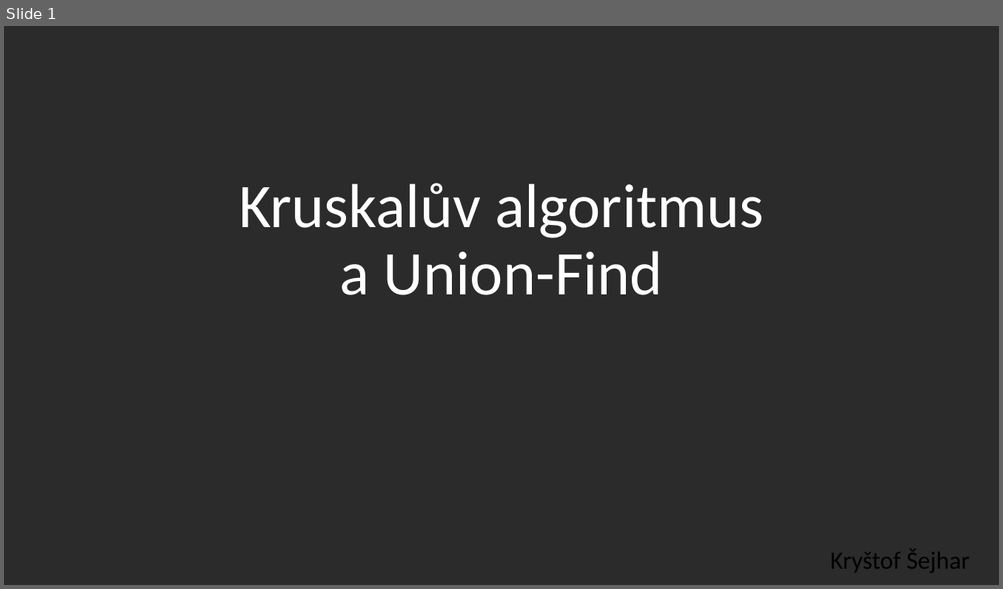
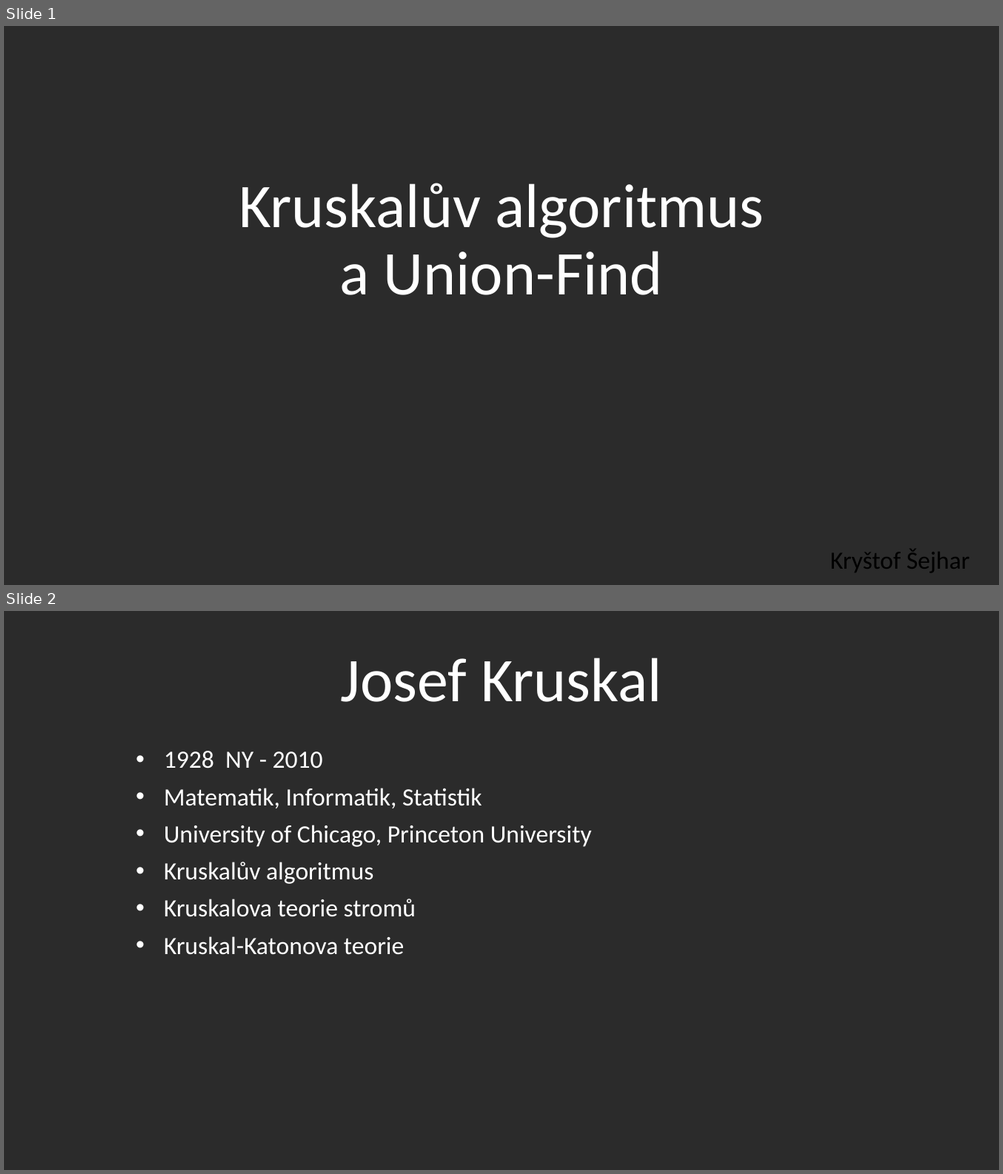
Before and after one commit to Bagrrrr/ProgSemKS, a slide deck: Kruskalův algoritmus.pptx. Shown one above the other, each under a label of ours: slide 1 before the commit, slides 1 and 2 after it. The pictures are 1003x589 and 1003x1174 pixels, drawn with LibreOffice and Linux fonts; fonts in the diff are those of the drawing; background and template pictures are left out; a plain dark background stands for a picture behind light text. Boxes give left, top, right and bottom in pixels: in the first picture for what was removed or moved away, otherwise in the second. Text is boxed around its words. In the diff, an @@ line names an element or a change of style, - is before the commit and + after.

```diff
--- a/Kruskalův algoritmus.pptx
+++ b/Kruskalův algoritmus.pptx
@@ slide 2 added at <box>4,611,999,1170</box>, background picture (left out) @@
@@ title added at <box>341,658,662,702</box>, 60 pt, text #FFFFFF @@
+Josef Kruskal
@@ subtitle added at <box>164,751,592,955</box>, 24 pt, text #FFFFFF @@
+• 1928 NY - 2010
+• Matematik, Informatik, Statistik
+• University of Chicago, Princeton University
+• Kruskalův algoritmus
+• Kruskalova teorie stromů
+• Kruskal-Katonova teorie
```
Also in this commit, not shown: 1 slide changed, 6 other slides added, 1 slide removed.
